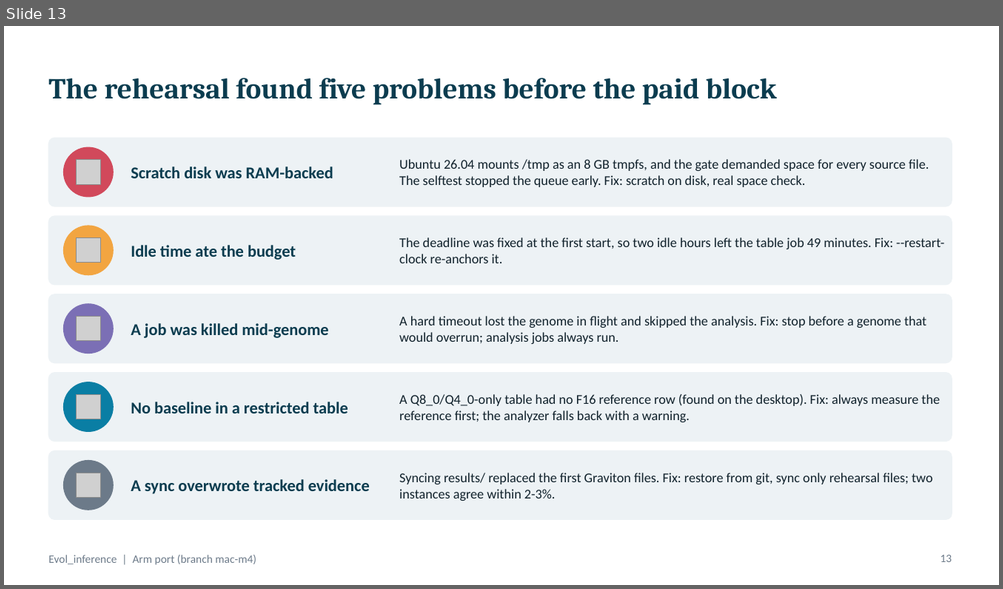
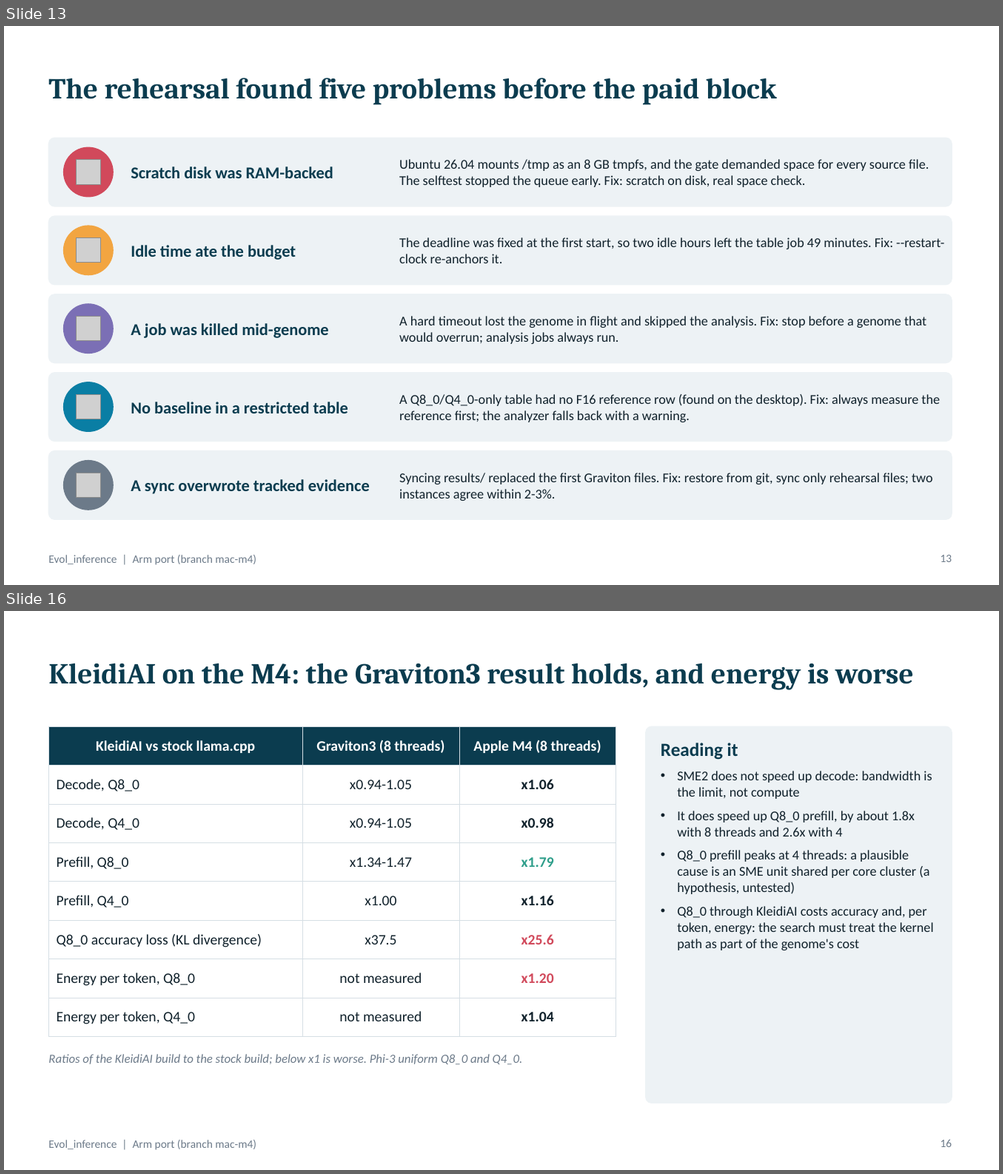
Before and after one commit to npwa/Evol_inference, a slide deck: presentation/Evol_inference_mac-m4.pptx. Shown one above the other, each under a label of ours: slide 13 before the commit, slides 13 and 16 after it; the slides between them are not shown. The pictures are 1003x589 and 1003x1174 pixels, drawn with LibreOffice and Linux fonts; fonts in the diff are those of the drawing; grey boxes stand for pictures. Boxes give left, top, right and bottom in pixels: in the first picture for what was removed or moved away, otherwise in the second. Text is boxed around its words. In the diff, an @@ line names an element or a change of style, - is before the commit and + after.

Commit message:
Add Apple M4 slides to the deck; make the runbook wrap-up work without S3
- deck: new Apple M4 section (selftest, thread scan, KleidiAI vs Graviton3, interim 8B table read from the synced results); closing slide updated
- runbook section 10: rsync into a separate folder, verify row counts before terminating the instance

```diff
--- a/presentation/Evol_inference_mac-m4.pptx
+++ b/presentation/Evol_inference_mac-m4.pptx
@@ slide 16 added at (x1=4, y1=611, x2=999, y2=1170), background #FFFFFF; not listed: 1 template element that a slide beside it also shows @@
@@ title added at (x1=48, y1=663, x2=913, y2=690), 28 pt, text #0B3C4F, bold @@
+KleidiAI on the M4: the Graviton3 result holds, and energy is worse
@@ table added at (x1=48, y1=726, x2=616, y2=1028), 8 rows, 3 columns @@
+KleidiAI vs stock llama.cpp | Graviton3 (8 threads) | Apple M4 (8 threads)
+Decode, Q8_0 | x0.94-1.05 | x1.06
+Decode, Q4_0 | x0.94-1.05 | x0.98
+Prefill, Q8_0 | x1.34-1.47 | x1.79
+Prefill, Q4_0 | x1.00 | x1.16
+Q8_0 accuracy loss (KL divergence) | x37.5 | x25.6
+Energy per token, Q8_0 | not measured | x1.20
+Energy per token, Q4_0 | not measured | x1.04
@@ rounded rectangle added at (x1=646, y1=726, x2=951, y2=1103), fill #EDF2F5, outline #EDF2F5 1 pt @@
@@ text added at (x1=660, y1=743, x2=738, y2=760), 18 pt, text #0B3C4F, bold @@
+Reading it
@@ text added at (x1=677, y1=771, x2=933, y2=951), 13 pt, text #10212B @@
+• SME2 does not speed up decode: bandwidth is the limit, not compute
+• It does speed up Q8_0 prefill, by about 1.8x with 8 threads and 2.6x with 4
+• Q8_0 prefill peaks at 4 threads: a plausible cause is an SME unit shared per core cluster (a hypothesis, untested)
+• Q8_0 through KleidiAI costs accuracy and, per token, energy: the search must treat the kernel path as part of the genome's cost
@@ text added at (x1=48, y1=1054, x2=523, y2=1065), 12 pt, text #6C7A89, italic @@
+Ratios of the KleidiAI build to the stock build; below x1 is worse. Phi-3 uniform Q8_0 and Q4_0.
@@ page number added at (x1=940, y1=1139, x2=952, y2=1147), 11 pt, text #6C7A89 @@
+16
```
Also in this commit, not shown: 2 slides changed, 3 other slides added, 2 other files.
